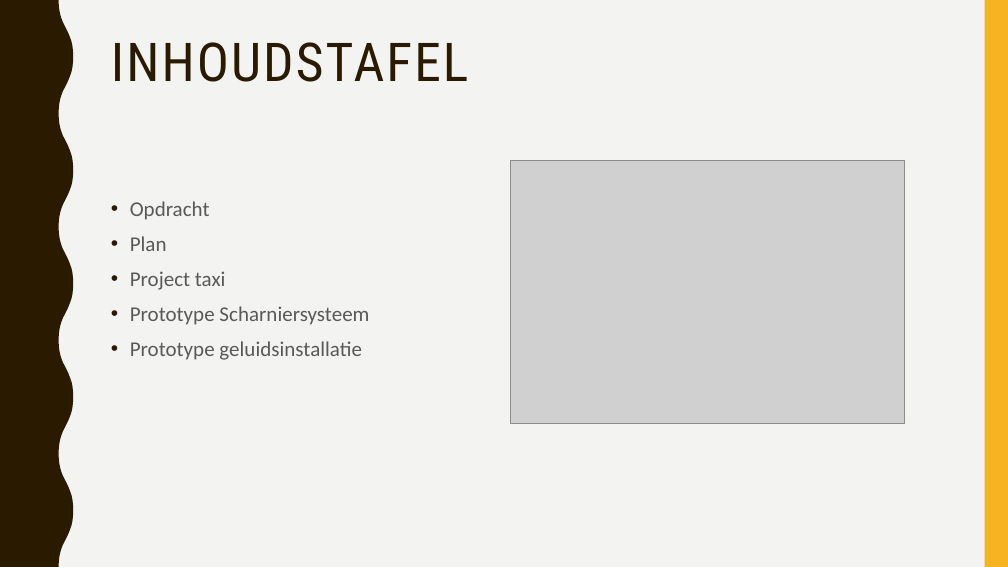
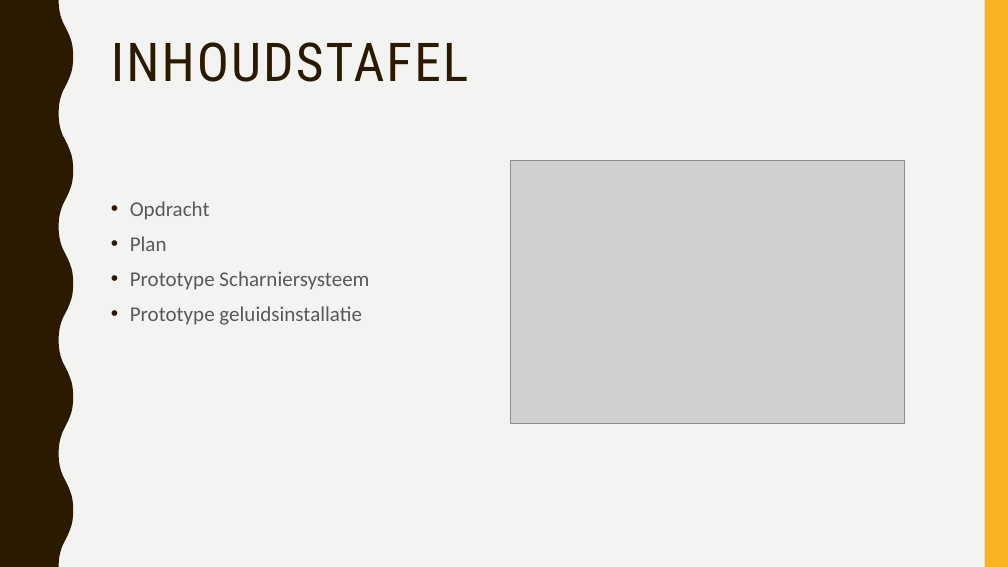
Before and after one commit to vives-project-xp/Taxi, a slide deck: slide 2 of School presentatie/project taxi.pptx. Drawn at 1008x567 pixels with LibreOffice and Linux fonts; fonts in the diff are those of the drawing; grey boxes stand for pictures. Boxes give left, top, right and bottom in pixels: in the first picture for what was removed or moved away, otherwise in the second. Text is boxed around its words. In the diff, an @@ line names an element or a change of style, - is before the commit and + after.

```diff
--- a/School presentatie/project taxi.pptx
+++ b/School presentatie/project taxi.pptx
@@ text at <box>130,271,226,290</box>: paragraph removed @@
-• Project taxi
```
Also in this commit, not shown: 1 other slide changed.
